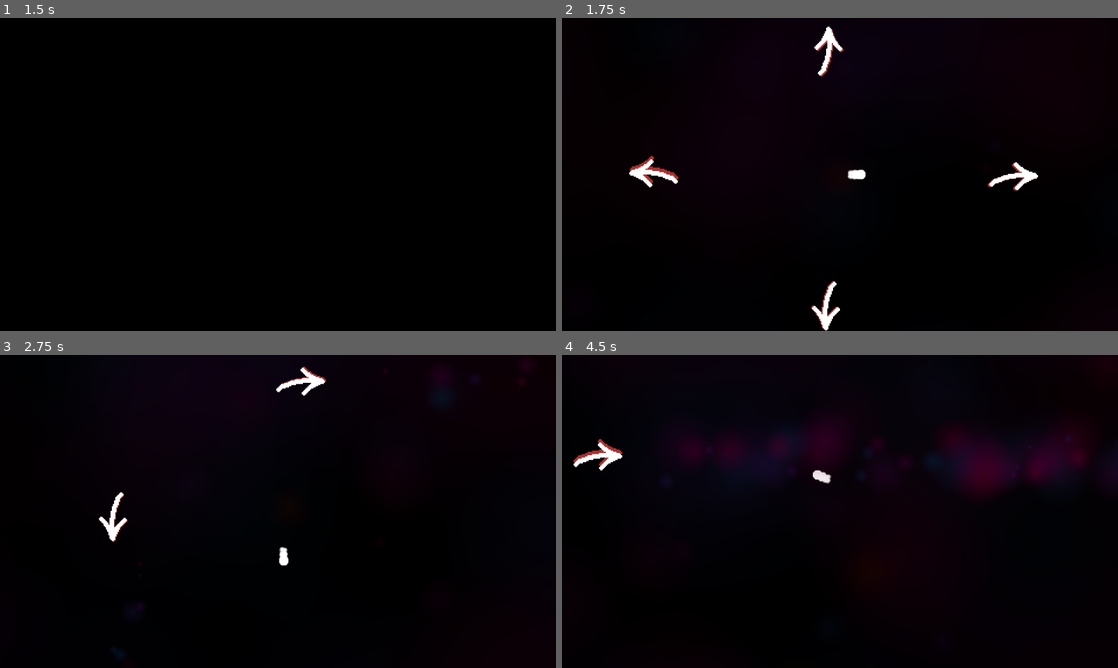
Above: before the commit, frames 1-4 (two rows, left to right).
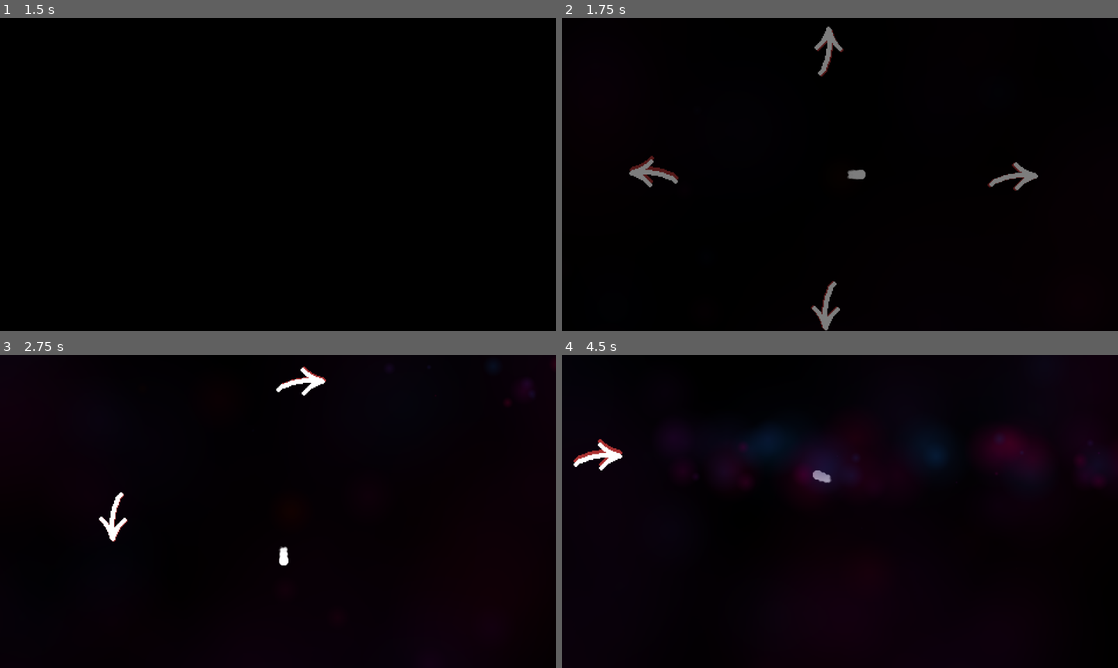
Above: after the commit, the same moments.

Repository: AlexHoratio/fuck-you-fuck-us
Game: Godot game, scene res://Scenes/main_menu.tscn
The game is run twice, just before and just after one commit, with the same random seed, the same clock (stepped at 60 frames per second) and the same inputs.
Inputs (mouse positions are in pixels of both pictures, inside the frame that each line leads up to):
- Up to frame 1 (1.5 s): click (278, 165) at 0.5 s; tap Enter at 1.25 s; move the mouse to (400, 158) at 1.27 s; hold Right (ui_right) from 1.28 s (still down); click (400, 158) at 1.42 s
- Up to frame 2 (1.75 s): keep holding Right (ui_right)
- Up to frame 3 (2.75 s): move the mouse to (166, 527) at 2.02 s; release Right (ui_right) at 2.03 s; hold Down (ui_down) from 2.03 s (still down)
- Up to frame 4 (4.5 s): move the mouse to (895, 442) at 2.77 s; release Down (ui_down) at 2.78 s; hold Right (ui_right) 2.78-3.53 s; move the mouse to (812, 574) at 3.52 s; hold Up (ui_up) 3.53-4.28 s; click (812, 574) at 3.67 s; move the mouse to (1006, 558) at 4.27 s; hold Left (ui_left) from 4.28 s (still down)

Frame 1 is identical in both runs. In frame 2, 1.3% of the frame differs, in the area x 12-86%, y 2-100%; in frame 3, less than 0.1%; in frame 4, 2.6%, in the area x 18-97%, y 22-44%.

Commit message:
added bucket prefab, WARNING there's a bug but fix it later

Diff:
--- /dev/null
+++ b/Prefabs/Level Selector/bucket.gd
@@ -0,0 +1,46 @@
+extends Area2D
+
+export(int) var stage = 1
+export(int) var level = 1
+
+var modulates = {
+	"disabled": Color("ac3232"),
+	"enabled": Color("6abe30")
+}
+
+var bucket_sprites_path = "res://Graphics/Level Selector/Buckets/"
+
+func _ready():
+	randomize()
+	set_random_bucket_sprite()
+	enable()
+
+func set_random_bucket_sprite() -> void:
+	var list_of_sprites = get_list_of_bucket_sprites()
+	var choice = list_of_sprites[int(rand_range(0, list_of_sprites.size()))]
+
+	var choice_tex = load(bucket_sprites_path + choice)
+	get_node("Sprite").texture = choice_tex
+	get_node("Sprite/shadow").texture = choice_tex
+
+func get_list_of_bucket_sprites() -> Array:
+	var files: Array = []
+
+	var bucket_sprite_folder = Directory.new()
+	bucket_sprite_folder.open(bucket_sprites_path)
+	bucket_sprite_folder.list_dir_begin()
+
+	while true:
+		var file = bucket_sprite_folder.get_next()
+		if file == "":
+			break
+		elif not(file.begins_with(".") or file.ends_with(".import")):
+			files.append(file)
+
+	return files
+
+func enable() -> void:
+	get_node("Sprite/shadow").self_modulate = modulates["enabled"]
+
+func disable() -> void:
+	get_node("Sprite/shadow").self_modulate = modulates["disabled"]
--- /dev/null
+++ b/Prefabs/Level Selector/bucket.tscn
@@ -0,0 +1,114 @@
+[gd_scene load_steps=9 format=2]
+
+[ext_resource path="res://Prefabs/Level Selector/bucket.gd" type="Script" id=1]
+[ext_resource path="res://Graphics/Level Selector/Buckets/bucket1.png" type="Texture" id=2]
+[ext_resource path="res://Scripts/Environment/bucket_shadow.gd" type="Script" id=3]
+
+[sub_resource type="Shader" id=1]
+code = "shader_type canvas_item;
+render_mode unshaded;
+
+uniform int intensity : hint_range(0,200);
+uniform float precision : hint_range(0,0.02);
+uniform vec4 outline_color : hint_color;
+
+varying vec2 o;
+varying vec2 f;
+
+void vertex()
+{
+	o = VERTEX;
+	vec2 uv = (UV - 0.5);
+	VERTEX += uv * float(intensity);
+	f = VERTEX;
+}
+
+void fragment()
+{
+	ivec2 t = textureSize(TEXTURE, 0);
+	vec2 regular_uv;
+	regular_uv.x = UV.x + (f.x - o.x)/float(t.x);
+	regular_uv.y = UV.y + (f.y - o.y)/float(t.y);
+
+	vec4 regular_color = texture(TEXTURE, regular_uv);
+	if((regular_uv.x < 0.0 || regular_uv.x > 1.0) || (regular_uv.y < 0.0 || regular_uv.y > 1.0) || regular_color.a <=0.25){
+		regular_color = vec4(0.0);
+	}
+
+	vec2 ps = TEXTURE_PIXEL_SIZE * float(intensity) * precision;
+
+	vec4 final_color = regular_color;
+	if (regular_color.a <= 0.0)
+	{
+		for(int x = -1; x <= 1; x += 1){
+			for(int y = -1; y <= 1; y += 1){
+				//Get the X and Y offset from this
+				if (x==0 && y==0)
+					continue;
+
+				vec2 outline_uv = regular_uv + vec2(float(x) * ps.x, float(y) * ps.y);
+
+				//Sample here, if we are out of bounds then fail
+				vec4 outline_sample = texture(TEXTURE, outline_uv);
+				if((outline_uv.x < 0.0 || outline_uv.x > 1.0) || (outline_uv.y < 0.0 || outline_uv.y > 1.0)){
+					//We aren't a real color
+					outline_sample = vec4(0);
+				}
+
+				//Is our sample empty? Is there something nearby?
+				if(outline_sample.a > final_color.a){
+					final_color = outline_color;
+				}
+			}
+		}
+	}
+	COLOR = final_color;
+}"
+
+[sub_resource type="ShaderMaterial" id=2]
+shader = SubResource( 1 )
+shader_param/intensity = 40
+shader_param/precision = 0.02
+shader_param/outline_color = null
+
+[sub_resource type="RectangleShape2D" id=3]
+extents = Vector2( 43, 24 )
+
+[sub_resource type="RectangleShape2D" id=4]
+extents = Vector2( 6, 50 )
+
+[sub_resource type="RectangleShape2D" id=5]
+extents = Vector2( 50, 6 )
+
+[node name="bucket" type="Area2D"]
+position = Vector2( 6, -60 )
+script = ExtResource( 1 )
+
+[node name="Sprite" type="Sprite" parent="."]
+material = SubResource( 2 )
+position = Vector2( -8, 66 )
+scale = Vector2( 2, 2 )
+texture = ExtResource( 2 )
+script = ExtResource( 3 )
+
+[node name="shadow" type="Sprite" parent="Sprite"]
+show_behind_parent = true
+texture = ExtResource( 2 )
+
+[node name="CollisionShape2D" type="CollisionShape2D" parent="."]
+position = Vector2( -8, 86 )
+shape = SubResource( 3 )
+
+[node name="walls" type="StaticBody2D" parent="."]
+
+[node name="CollisionShape2D2" type="CollisionShape2D" parent="walls"]
+position = Vector2( 39, 68 )
+shape = SubResource( 4 )
+
+[node name="CollisionShape2D3" type="CollisionShape2D" parent="walls"]
+position = Vector2( -57, 66 )
+shape = SubResource( 4 )
+
+[node name="CollisionShape2D4" type="CollisionShape2D" parent="walls"]
+position = Vector2( -5, 116 )
+shape = SubResource( 5 )
--- a/Prefabs/Player/player.gd
+++ b/Prefabs/Player/player.gd
@@ -18,8 +18,6 @@
 	get_tree().set_meta("player", self)
 
 func _physics_process(delta):
-
-	print(position)
 
 	if(Input.is_action_pressed("ui_left")):
 		linear_velocity.x -= SPEED*delta
--- a/Scenes/level_selector.tscn
+++ b/Scenes/level_selector.tscn
@@ -1,13 +1,11 @@
-[gd_scene load_steps=25 format=2]
+[gd_scene load_steps=20 format=2]
 
 [ext_resource path="res://Graphics/Misc/big_glow.png" type="Texture" id=1]
 [ext_resource path="res://Prefabs/Player/player.tscn" type="PackedScene" id=2]
-[ext_resource path="res://Graphics/Level Selector/Buckets/bucket1.png" type="Texture" id=3]
-[ext_resource path="res://Scripts/Environment/bucket_shadow.gd" type="Script" id=4]
-[ext_resource path="res://Graphics/Level Selector/Buckets/Shadows/bucket1.png" type="Texture" id=5]
-[ext_resource path="res://Graphics/Level Selector/Arrows/arrow_up.png" type="Texture" id=6]
-[ext_resource path="res://Scripts/Environment/sprite_shadow_anim.gd" type="Script" id=7]
-[ext_resource path="res://Graphics/Level Selector/Arrows/arrow_up_shadow.png" type="Texture" id=8]
+[ext_resource path="res://Prefabs/Level Selector/bucket.tscn" type="PackedScene" id=3]
+[ext_resource path="res://Graphics/Level Selector/Arrows/arrow_up.png" type="Texture" id=4]
+[ext_resource path="res://Scripts/Environment/sprite_shadow_anim.gd" type="Script" id=5]
+[ext_resource path="res://Graphics/Level Selector/Arrows/arrow_up_shadow.png" type="Texture" id=6]
 
 [sub_resource type="Animation" id=1]
 resource_name = "fade_in"
@@ -53,33 +51,24 @@
 damping = 195.3
 damping_random = 1.0
 scale = 8.0
-scale_curve = SubResource( 15 )
-color_ramp = SubResource( 13 )
-hue_variation = -0.28
-hue_variation_random = 0.37
-
-[sub_resource type="RectangleShape2D" id=2]
-extents = Vector2( 43, 24 )
-
-[sub_resource type="RectangleShape2D" id=3]
-extents = Vector2( 6, 50 )
-
-[sub_resource type="RectangleShape2D" id=4]
-extents = Vector2( 50, 6 )
-
-[sub_resource type="Gradient" id=5]
+scale_curve = SubResource( 5 )
+color_ramp = SubResource( 3 )
+hue_variation = -0.28
+hue_variation_random = 0.37
+
+[sub_resource type="Gradient" id=7]
 colors = PoolColorArray( 1, 0, 0, 1, 0.0878906, 0, 0, 1 )
 
-[sub_resource type="GradientTexture" id=6]
-gradient = SubResource( 5 )
-
-[sub_resource type="Curve" id=7]
+[sub_resource type="GradientTexture" id=8]
+gradient = SubResource( 7 )
+
+[sub_resource type="Curve" id=9]
 _data = [ Vector2( 0, 0 ), 0.0, 0.0, 0, 0, Vector2( 0.48745, 1 ), 0.0, 0.0, 0, 0, Vector2( 1, 0 ), 0.0, 0.0, 0, 0 ]
 
-[sub_resource type="CurveTexture" id=8]
-curve = SubResource( 7 )
-
-[sub_resource type="ParticlesMaterial" id=9]
+[sub_resource type="CurveTexture" id=10]
+curve = SubResource( 9 )
+
+[sub_resource type="ParticlesMaterial" id=11]
 emission_shape = 2
 emission_box_extents = Vector3( 40, 500, 1 )
 flag_disable_z = true
@@ -151,7 +140,6 @@
 
 [node name="ColorRect" type="ColorRect" parent="CanvasLayer"]
 editor/display_folded = true
-visible = false
 margin_right = 1920.0
 margin_bottom = 1080.0
 mouse_filter = 2
@@ -176,48 +164,26 @@
 preprocess = 4.0
 speed_scale = 0.5
 visibility_rect = Rect2( -923.64, -533.819, 1948.06, 1177.18 )
-process_material = SubResource( 16 )
+process_material = SubResource( 6 )
 texture = ExtResource( 1 )
 
 [node name="player" parent="." instance=ExtResource( 2 )]
 position = Vector2( 960, 540 )
 
 [node name="buckets" type="Node2D" parent="."]
-position = Vector2( -281, 0 )
-
-[node name="1" type="Area2D" parent="buckets"]
-editor/display_folded = true
-position = Vector2( 1078, 2010 )
-
-[node name="Sprite" type="Sprite" parent="buckets/1"]
-editor/display_folded = true
-position = Vector2( -8, 66 )
-scale = Vector2( 2, 2 )
-texture = ExtResource( 3 )
-script = ExtResource( 4 )
-
-[node name="shadow" type="Sprite" parent="buckets/1/Sprite"]
-show_behind_parent = true
-texture = ExtResource( 5 )
-
-[node name="CollisionShape2D" type="CollisionShape2D" parent="buckets/1"]
-position = Vector2( -8, 86 )
-shape = SubResource( 2 )
-
-[node name="walls" type="StaticBody2D" parent="buckets/1"]
-editor/display_folded = true
-
-[node name="CollisionShape2D2" type="CollisionShape2D" parent="buckets/1/walls"]
-position = Vector2( 39, 68 )
-shape = SubResource( 3 )
-
-[node name="CollisionShape2D3" type="CollisionShape2D" parent="buckets/1/walls"]
-position = Vector2( -57, 66 )
-shape = SubResource( 3 )
-
-[node name="CollisionShape2D4" type="CollisionShape2D" parent="buckets/1/walls"]
-position = Vector2( -5, 116 )
-shape = SubResource( 4 )
+position = Vector2( -727, 719 )
+
+[node name="1" parent="buckets" instance=ExtResource( 3 )]
+position = Vector2( 6, -50 )
+
+[node name="2" parent="buckets" instance=ExtResource( 3 )]
+position = Vector2( -252, -50 )
+
+[node name="3" parent="buckets" instance=ExtResource( 3 )]
+position = Vector2( -498, -50 )
+
+[node name="4" parent="buckets" instance=ExtResource( 3 )]
+position = Vector2( -754, -50 )
 
 [node name="directions" type="Node2D" parent="."]
 
@@ -291,32 +257,32 @@
 amount = 100
 speed_scale = 0.2
 visibility_rect = Rect2( -5000.33, -1700.76, 7800, 5000.31 )
+process_material = SubResource( 13 )
+texture = ExtResource( 1 )
+
+[node name="down" type="Sprite" parent="directions"]
+editor/display_folded = true
+position = Vector2( 952, 767 )
+scale = Vector2( 2, 2 )
+texture = ExtResource( 4 )
+flip_h = true
+flip_v = true
+script = ExtResource( 5 )
+
+[node name="shadow" type="Sprite" parent="directions/down"]
+show_behind_parent = true
+texture = ExtResource( 6 )
+flip_h = true
+flip_v = true
+
+[node name="Particles2D" type="Particles2D" parent="directions/down"]
+self_modulate = Color( 1, 1, 1, 0.211765 )
+position = Vector2( 7.99997, 290 )
+scale = Vector2( 0.5, 0.5 )
+amount = 100
+speed_scale = 0.2
+visibility_rect = Rect2( -5000.33, -1700.76, 7800, 5000.31 )
 process_material = SubResource( 11 )
-texture = ExtResource( 1 )
-
-[node name="down" type="Sprite" parent="directions"]
-editor/display_folded = true
-position = Vector2( 952, 767 )
-scale = Vector2( 2, 2 )
-texture = ExtResource( 6 )
-flip_h = true
-flip_v = true
-script = ExtResource( 7 )
-
-[node name="shadow" type="Sprite" parent="directions/down"]
-show_behind_parent = true
-texture = ExtResource( 8 )
-flip_h = true
-flip_v = true
-
-[node name="Particles2D" type="Particles2D" parent="directions/down"]
-self_modulate = Color( 1, 1, 1, 0.211765 )
-position = Vector2( 7.99997, 290 )
-scale = Vector2( 0.5, 0.5 )
-amount = 100
-speed_scale = 0.2
-visibility_rect = Rect2( -5000.33, -1700.76, 7800, 5000.31 )
-process_material = SubResource( 9 )
 texture = ExtResource( 1 )
 
 [node name="-- REAL CAMERA EXTENTS --" type="Position2D" parent="."]
Binary file removed: Graphics/Level Selector/Buckets/Shadows/bucket1.png
Binary file added: Graphics/Level Selector/Buckets/bucket2.png
Not shown, changed: Graphics/Level Selector/Buckets/bucket2.png.import
Not shown: 9 places in Scenes/level_selector.tscn that only renumber resources
